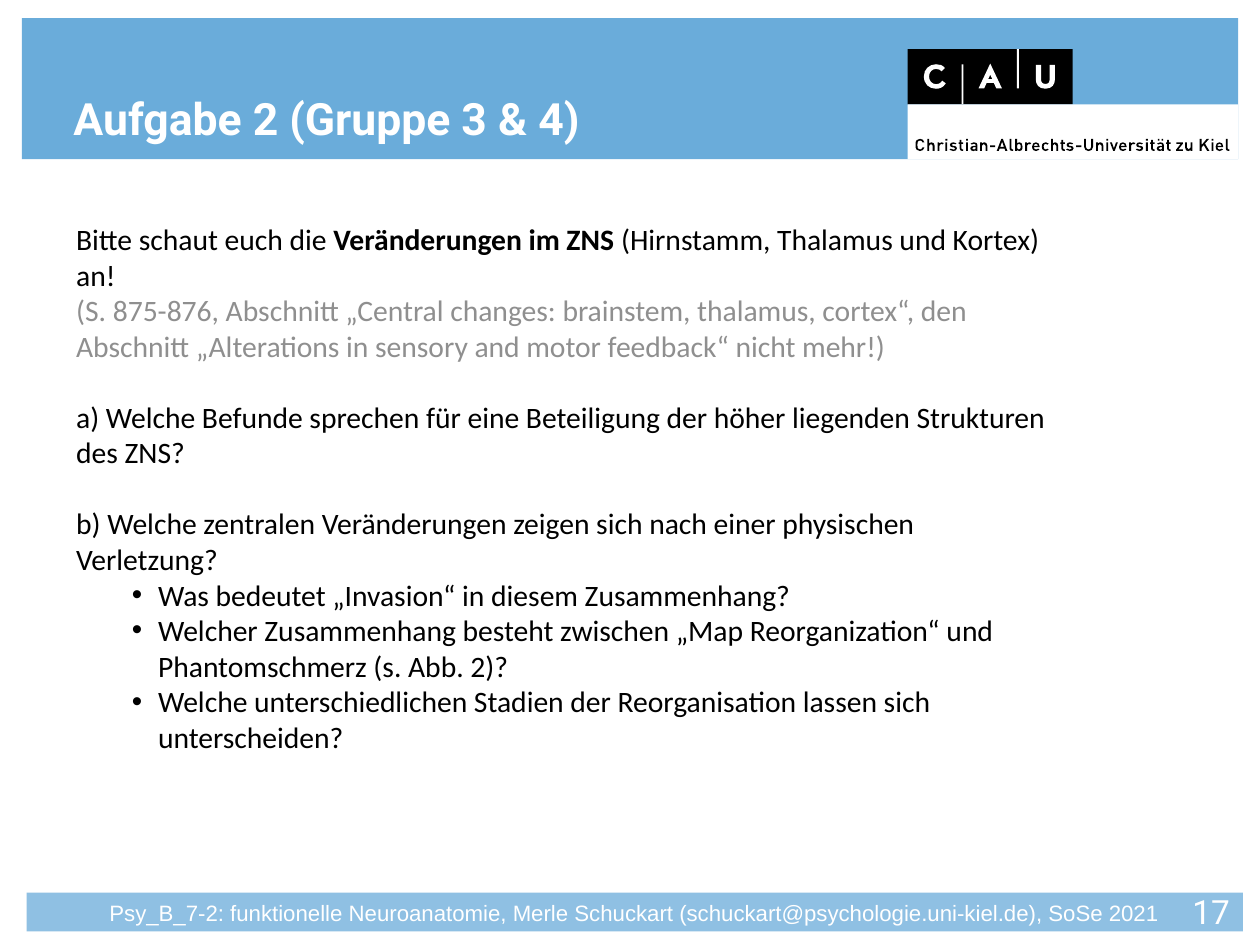
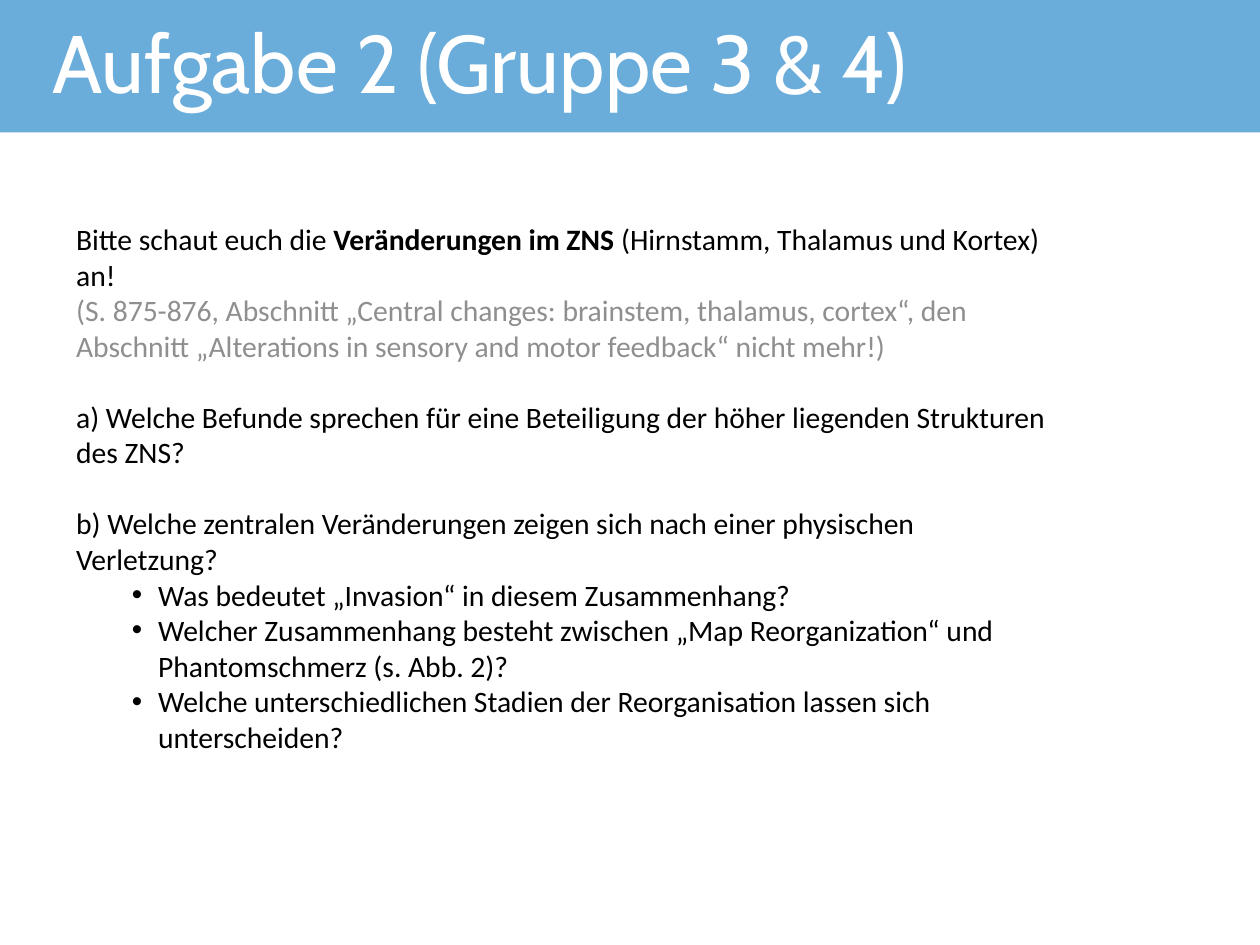
Before and after one commit to JuliusWelzel/teaching, a slide deck: slide 18 of seminars/funct_neuroanatomy_jw/Seminarfolien/FunNeuro_S07_Schmerz_MS.pptx (slide 17 before the commit). Drawn at 1260x945 pixels with LibreOffice and Linux fonts; fonts in the diff are those of the drawing; background and template pictures are left out. Boxes give left, top, right and bottom in pixels: in the first picture for what was removed or moved away, otherwise in the second. Text is boxed around its words. In the diff, an @@ line names an element or a change of style, - is before the commit and + after.

```diff
--- a/seminars/funct_neuroanatomy_jw/Seminarfolien/FunNeuro_S07_Schmerz_MS.pptx
+++ b/seminars/funct_neuroanatomy_jw/Seminarfolien/FunNeuro_S07_Schmerz_MS.pptx
@@ title "Aufgabe 2 (Gruppe 3 & ...": place and size @@
-title "Aufgabe 2 (Gruppe 3 & ..." at box(73, 100, 579, 145)
+title "Aufgabe 2 (Gruppe 3 & ..." at box(53, 32, 907, 111)
@@ title "Aufgabe 2 (Gruppe 3 & ..." at box(53, 32, 907, 111): size 24 to 44 pt, font Roboto to Cabin, bold off; vertical alignment bottom to middle @@
@@ rectangle: place and size @@
-rectangle at box(21, 19, 1239, 160)
+rectangle at box(0, 0, 1260, 132)
@@ group removed at box(908, 49, 1239, 159): 4 rectangles, 4 freeform shapes @@
@@ rectangle removed at box(27, 893, 1244, 932) @@
@@ text removed at box(109, 905, 1158, 926) @@
-Psy_B_7-2: funktionelle Neuroanatomie, Merle Schuckart (schuckart@psychologie.uni-kiel.de), SoSe 2021
@@ page number removed at box(1192, 900, 1229, 933) @@
-17
```
Also in this commit, not shown: 19 other slides changed, 3 slides added, 2 slides removed, 8 other files.
